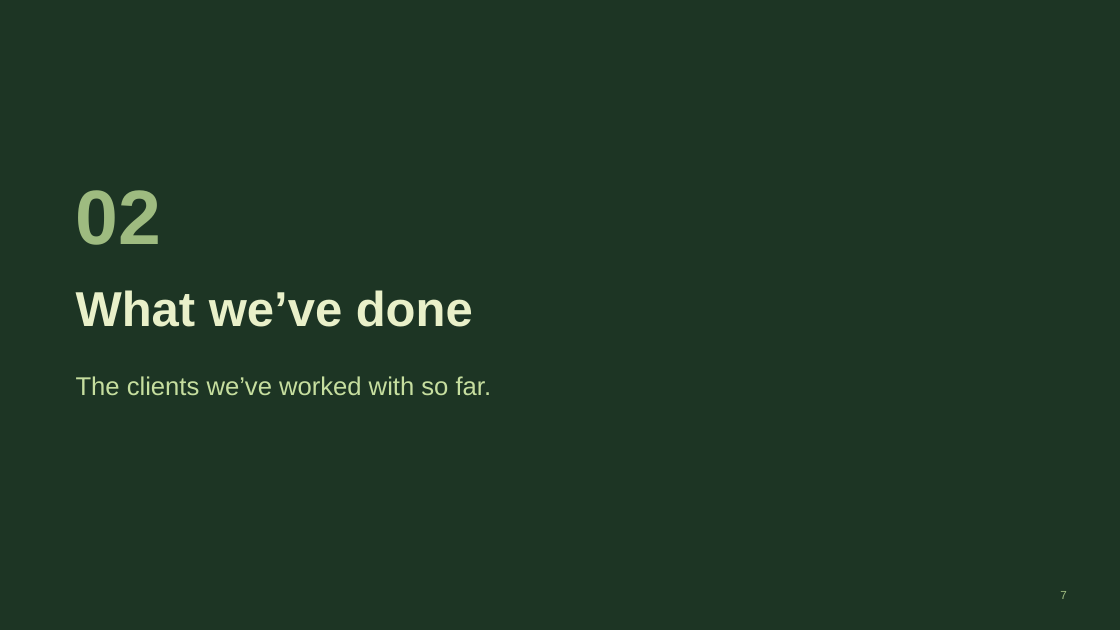
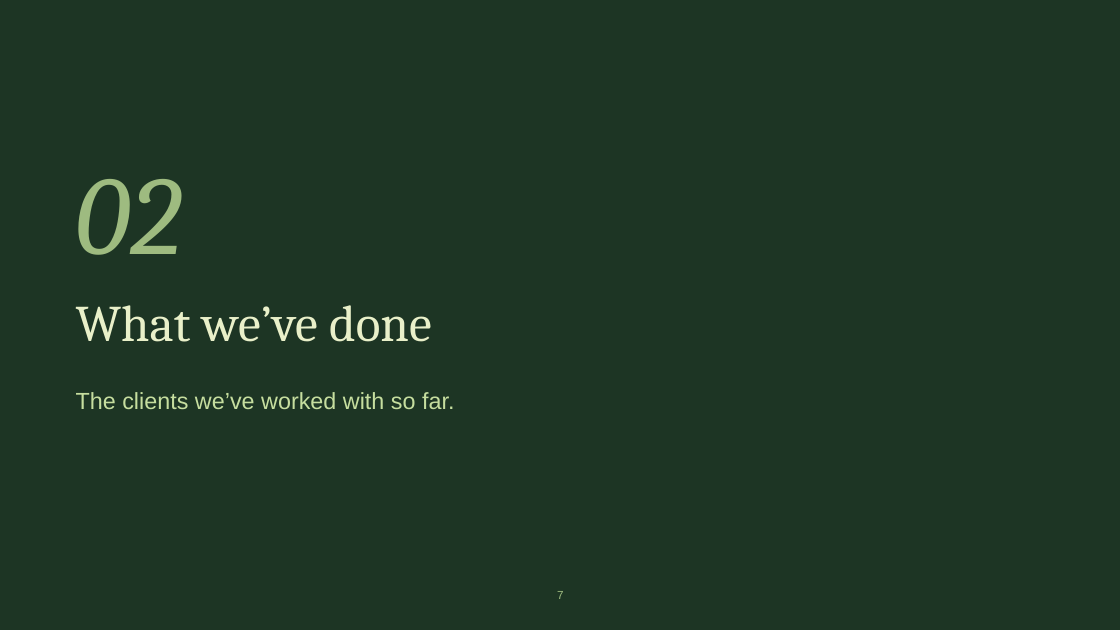
Before and after one commit to extolaffiliates/sales, a slide deck: slide 7 of decks/david-samuel/Extol-x-David-Samuel-Advisory-Briefing.pptx. Drawn at 1120x630 pixels with LibreOffice and Linux fonts; fonts in the diff are those of the drawing. Boxes give left, top, right and bottom in pixels: in the first picture for what was removed or moved away, otherwise in the second. Text is boxed around its words. In the diff, an @@ line names an element or a change of style, - is before the commit and + after.

```diff
--- a/decks/david-samuel/Extol-x-David-Samuel-Advisory-Briefing.pptx
+++ b/decks/david-samuel/Extol-x-David-Samuel-Advisory-Briefing.pptx
@@ text "02": place and size @@
-text "02" at [76,190,162,245]
+text "02" at [76,179,182,255]
@@ text "02" at [76,179,182,255]: size 66 to 96 pt, font Arial to Cambria, bold off, italic on; more space between paragraphs @@
@@ title "What we’ve done": place and size @@
-title "What we’ve done" at [76,290,473,327]
+title "What we’ve done" at [76,305,432,342]
@@ title "What we’ve done" at [76,305,432,342]: size 42 to 44 pt, font Arial to Cambria, bold off @@
@@ text "The clients we’ve worked with ...": place and size @@
-text "The clients we’ve worked with ..." at [76,376,492,395]
+text "The clients we’ve worked with ..." at [76,392,454,409]
@@ text "The clients we’ve worked with ..." at [76,392,454,409]: size 22 to 20 pt @@
@@ page number: place and size @@
-page number at [1060,591,1066,599]
+page number at [557,591,563,599]
@@ page number at [557,591,563,599]: alignment right to centre @@
```
Also in this commit, not shown: 18 other slides changed, 7 slides added, 2 slides removed, 1 other file.
